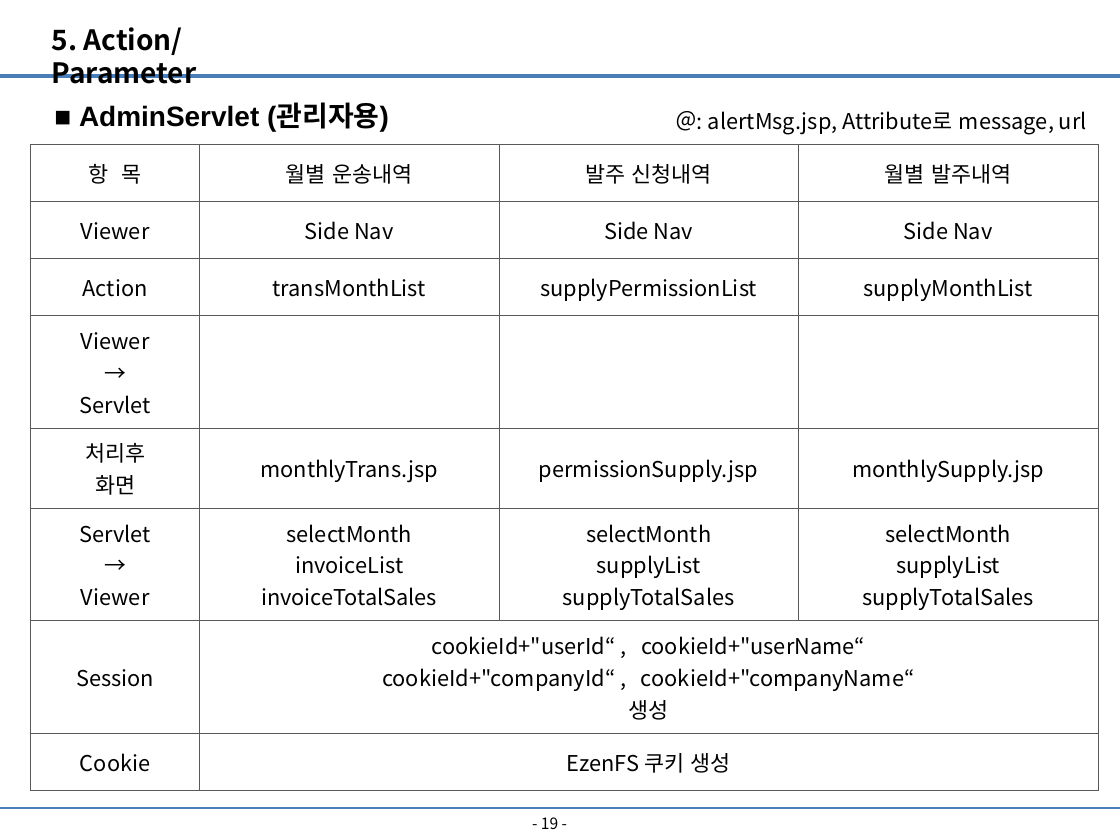
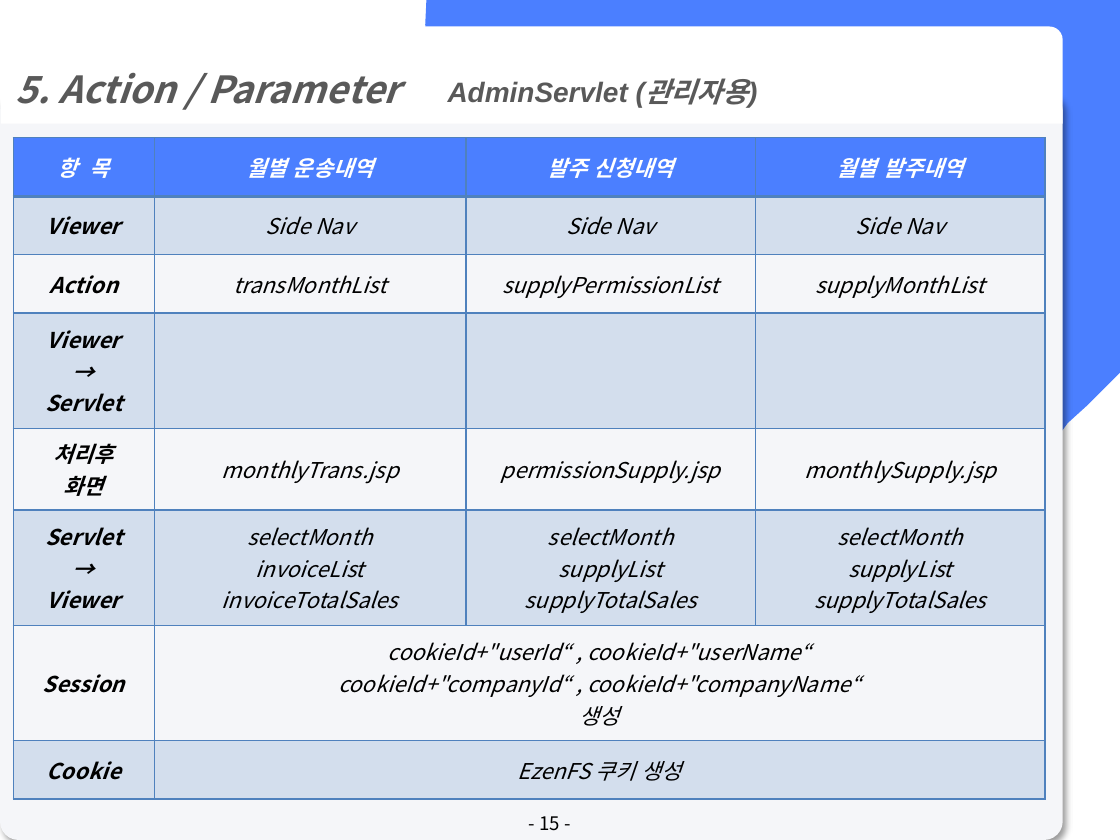
Before and after one commit to lx9203/fulfillmentBlue, a slide deck: slide 15 of file/PPT/Fulfillment 최종발표.pptx (slide 19 before the commit). Drawn at 1120x840 pixels with LibreOffice and Linux fonts; fonts in the diff are those of the drawing. Boxes give left, top, right and bottom in pixels: in the first picture for what was removed or moved away, otherwise in the second. Text is boxed around its words. In the diff, an @@ line names an element or a change of style, - is before the commit and + after.

```diff
--- a/file/PPT/Fulfillment 최종발표.pptx
+++ b/file/PPT/Fulfillment 최종발표.pptx
@@ round same rect "5. Action / Parameter": place and size @@
-round same rect "5. Action / Parameter" at [52, 27, 197, 84]
+round same rect "5. Action / Parameter" at [1, 27, 1063, 124]
@@ round same rect "5. Action / Parameter" at [1, 27, 1063, 124]: vertical alignment top to middle; fill none to #FFFFFF @@
@@ freeform shape added at [307, 0, 1120, 840], fill #4B7FFF @@
@@ line removed from (0, 76) to (1120, 76) @@
@@ text in round same rect at [16, 73, 400, 104]: text changed; size 18 to 24 pt; text colour #000000 to #595959; italic on @@
-5. Action/Parameter
+5. Action / Parameter
@@ text at [448, 78, 748, 108]: text changed; text colour #000000 to #595959; italic on @@
-■ AdminServlet (관리자용)
+AdminServlet (관리자용)
@@ rounded rectangle added at [0, 93, 1063, 840], fill #F5F6F9 @@
@@ text removed at [708, 111, 1087, 135] @@
-＠: alertMsg.jsp, Attribute로 message, url
@@ table at [13, 138, 1046, 800] @@
@@ fill none to #4B7FFF in row 1 @@
@@ fill none to #4F81BD at 20% opacity in 11 cells @@
@@ text colour #000000 to #FFFFFF in "항 목", "월별 운송내역", "발주 신청내역", "월별 발주내역" @@
@@ bold on in "항 목", "월별 운송내역", "발주 신청내역", "월별 발주내역" and 12 more places @@
@@ italic on @@
@@ borders changed @@
@@ table: place and size @@
-table at [31, 144, 1098, 791]
+table at [13, 138, 1046, 800]
@@ line removed from (0, 808) to (1120, 808) @@
@@ page number at [539, 816, 560, 831]: text changed; size 10 to 12 pt @@
-- 19 -
+- 15 -
```
Also in this commit, not shown: 19 other slides changed, 3 slides added, 5 slides removed.
